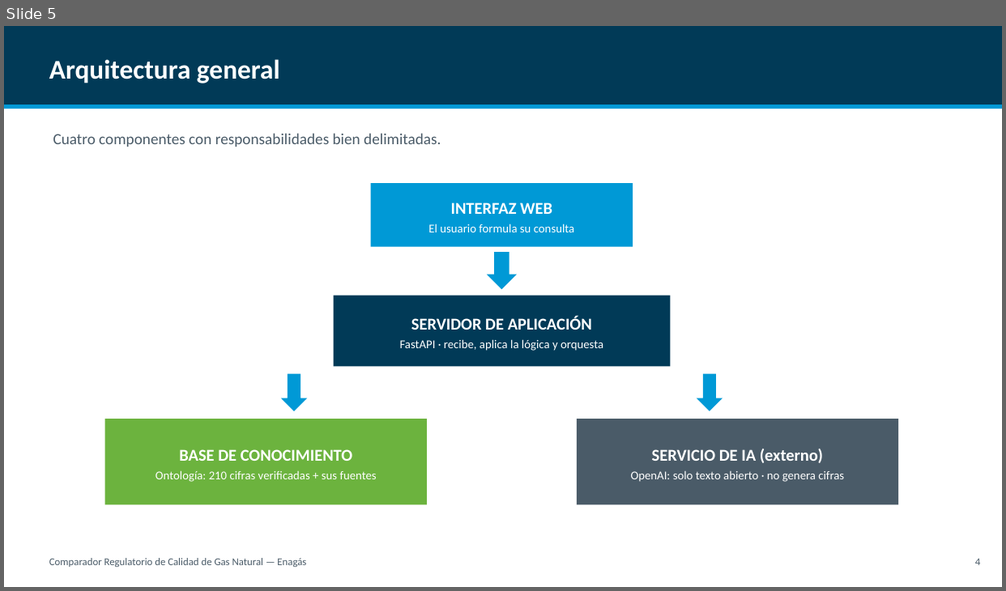
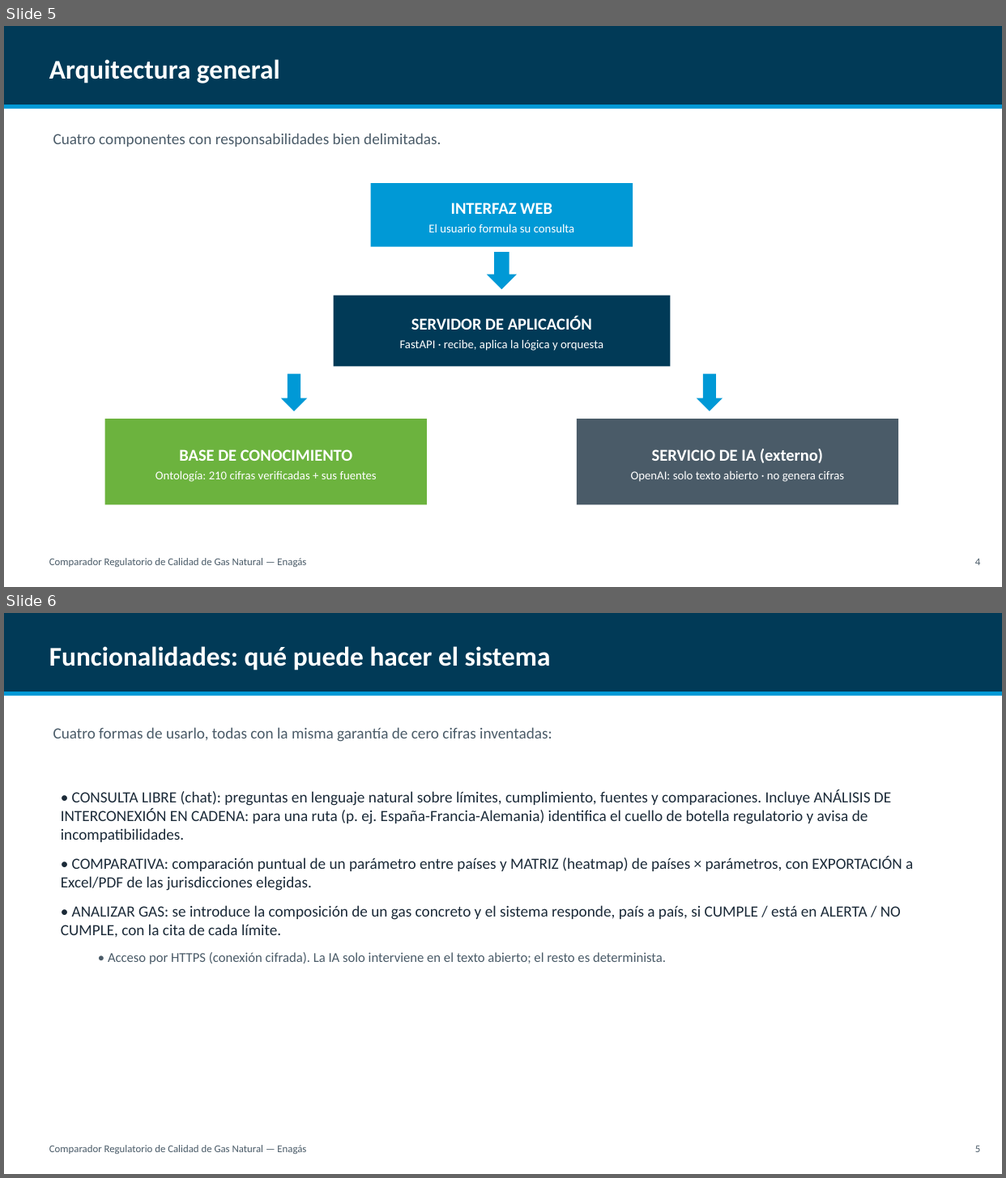
Before and after one commit to CarlosOlivaZurdo/ENAG-S_G1, a slide deck: docs/Presentacion_Comparador_Gas.pptx. Shown one above the other, each under a label of ours: slide 5 before the commit, slides 5 and 6 after it. The pictures are 1006x591 and 1006x1178 pixels, drawn with LibreOffice and Linux fonts; fonts in the diff are those of the drawing. Boxes give left, top, right and bottom in pixels: in the first picture for what was removed or moved away, otherwise in the second. Text is boxed around its words. In the diff, an @@ line names an element or a change of style, - is before the commit and + after.

```diff
--- a/docs/Presentacion_Comparador_Gas.pptx
+++ b/docs/Presentacion_Comparador_Gas.pptx
@@ slide 6 added at (x1=4, y1=613, x2=1002, y2=1174), background #FFFFFF @@
@@ rectangle added at (x1=4, y1=613, x2=1002, y2=692), fill #013A57 @@
@@ text added at (x1=49, y1=646, x2=551, y2=671), 26 pt, text #FFFFFF, bold @@
+Funcionalidades: qué puede hacer el sistema
@@ rectangle added at (x1=4, y1=692, x2=1002, y2=696), fill #0099D6 @@
@@ text added at (x1=53, y1=727, x2=552, y2=742), 15 pt, text #4A5B68 @@
+Cuatro formas de usarlo, todas con la misma garantía de cero cifras inventadas:
@@ text added at (x1=61, y1=790, x2=913, y2=965), 15 pt, text #1B2A38 @@
+• CONSULTA LIBRE (chat): preguntas en lenguaje natural sobre límites, cumplimiento, fuentes y comparaciones. Incluye ANÁLISIS DE INTERCONEXIÓN EN CADENA: para una ruta (p. ej. España-Francia-Alemania) identifica el cuello de botella regulatorio y avisa de incompatibilidades.
+• COMPARATIVA: comparación puntual de un parámetro entre países y MATRIZ (heatmap) de países × parámetros, con EXPORTACIÓN a Excel/PDF de las jurisdicciones elegidas.
+• ANALIZAR GAS: se introduce la composición de un gas concreto y el sistema responde, país a país, si CUMPLE / está en ALERTA / NO CUMPLE, con la cita de cada límite.
+  • Acceso por HTTPS (conexión cifrada). La IA solo interviene en el texto abierto; el resto es determinista.
@@ text added at (x1=49, y1=1145, x2=306, y2=1154), 10 pt, text #4A5B68 @@
+Comparador Regulatorio de Calidad de Gas Natural — Enagás
@@ text added at (x1=975, y1=1145, x2=980, y2=1152), 10 pt, text #4A5B68 @@
+5
```
Also in this commit, not shown: 12 slides changed, 1 other file.
